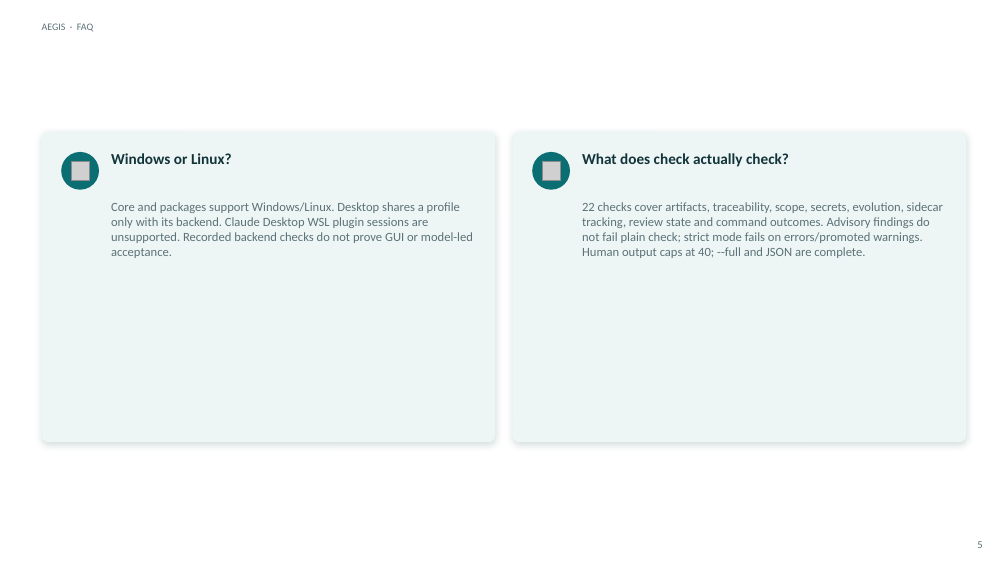
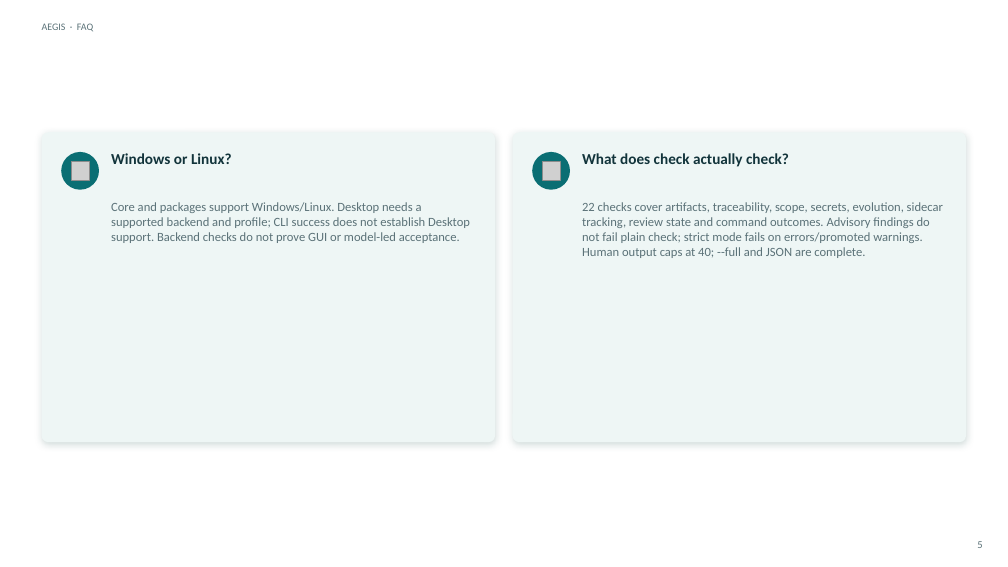
Before and after one commit to DDP-Engineering/Agentic_Engineering_Governance_Integrity_System, a slide deck: slide 5 of 06_SoftwareDocu/07_FAQ.pptx. Drawn at 1008x567 pixels with LibreOffice and Linux fonts; fonts in the diff are those of the drawing; grey boxes stand for pictures. Boxes give left, top, right and bottom in pixels: in the first picture for what was removed or moved away, otherwise in the second. Text is boxed around its words. In the diff, an @@ line names an element or a change of style, - is before the commit and + after.

Commit message:
Refresh AEGIS 0.14.0 documentation and delivery records
Align planning, user guides and slide companions with current workflow and evaluation evidence. Remove obsolete workspace-deployment tests and record the verified local delivery rebuild while preserving version 0.14.0. Preserve raw test logs and the source patch verbatim.

```diff
--- a/06_SoftwareDocu/07_FAQ.pptx
+++ b/06_SoftwareDocu/07_FAQ.pptx
@@ text at [111, 202, 470, 243]: text changed @@
-Core and packages support Windows/Linux. Desktop shares a profile only with its backend. Claude Desktop WSL plugin sessions are unsupported. Recorded backend checks do not prove GUI or model-led acceptance.
+Core and packages support Windows/Linux. Desktop needs a supported backend and profile; CLI success does not establish Desktop support. Backend checks do not prove GUI or model-led acceptance.
```
Also in this commit, not shown: 1 other slide changed, 38 other files.
